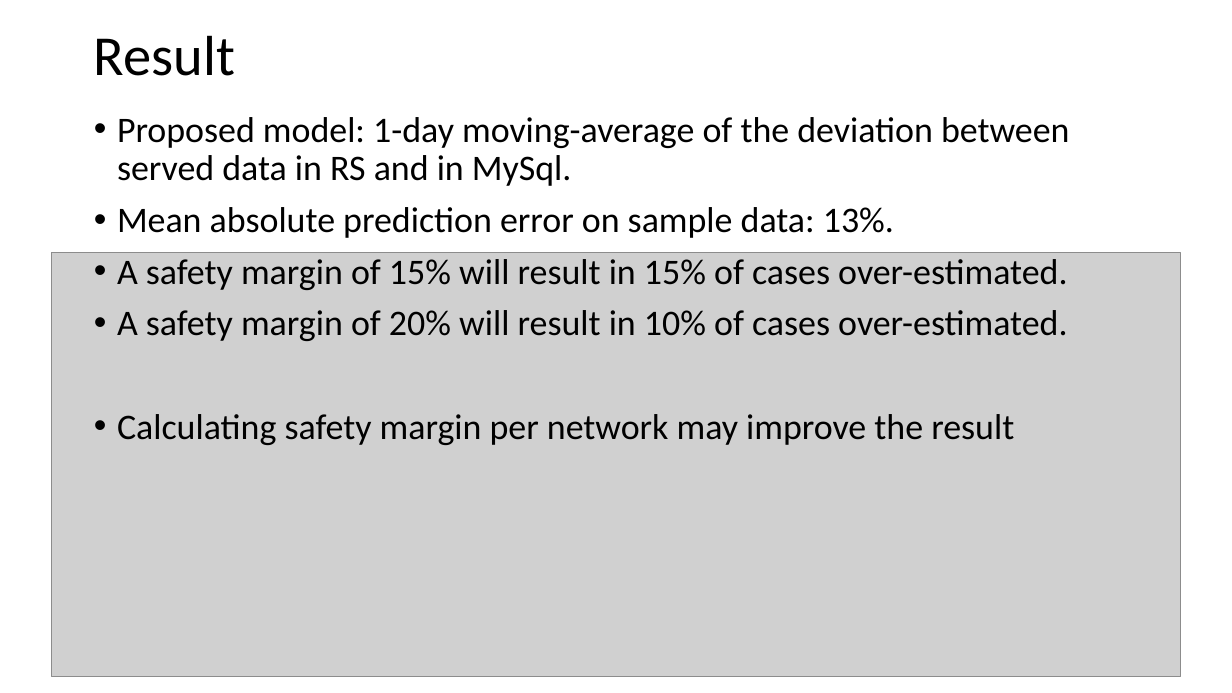
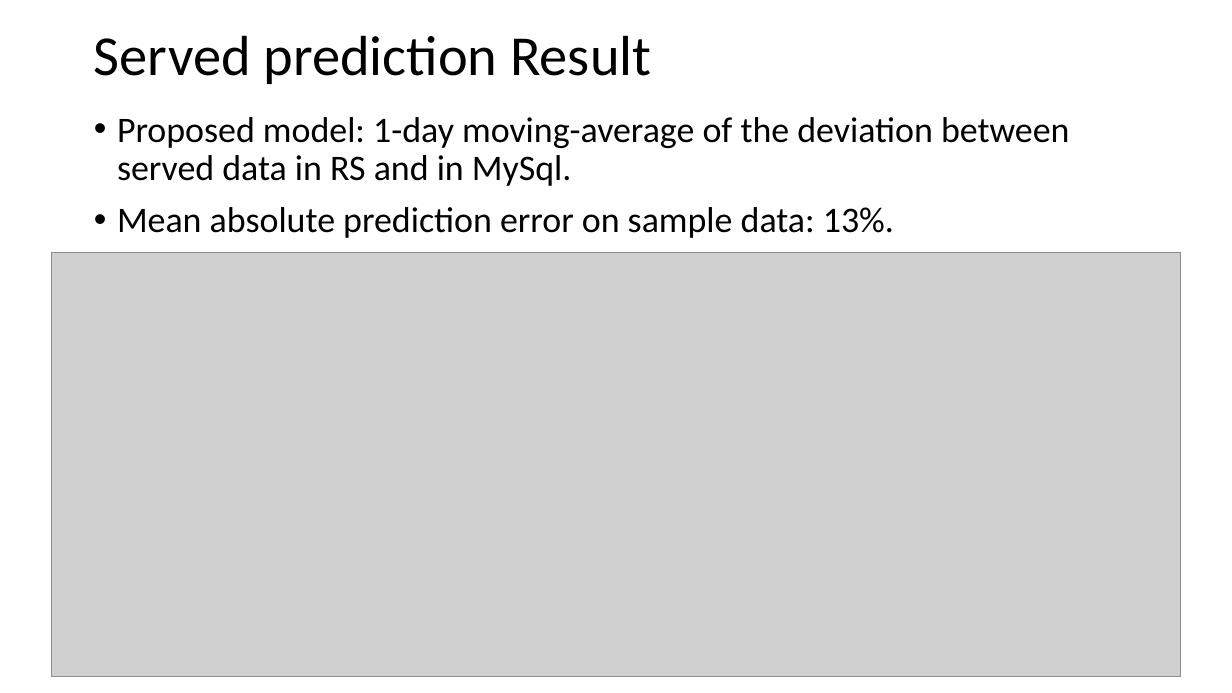
Before and after one commit to shahar-siegman/old_projects, a slide deck: slide 2 of RedShift/PublisherReport/served 1-day prediction using redshift data.pptx. Drawn at 1232x693 pixels with LibreOffice and Linux fonts; fonts in the diff are those of the drawing; grey boxes stand for pictures. Boxes give left, top, right and bottom in pixels: in the first picture for what was removed or moved away, otherwise in the second. Text is boxed around its words. In the diff, an @@ line names an element or a change of style, - is before the commit and + after.

```diff
--- a/RedShift/PublisherReport/served 1-day prediction using redshift data.pptx
+++ b/RedShift/PublisherReport/served 1-day prediction using redshift data.pptx
@@ title at bbox=[94, 35, 651, 84]: text changed @@
-Result
+Served prediction Result
@@ text at bbox=[117, 259, 1067, 445]: paragraphs removed @@
-• A safety margin of 15% will result in 15% of cases over-estimated.
-• A safety margin of 20% will result in 10% of cases over-estimated.
-• Calculating safety margin per network may improve the result
```
Also in this commit, not shown: 6 other slides changed, 6 slides added, 1 slide removed, 9 other files.
